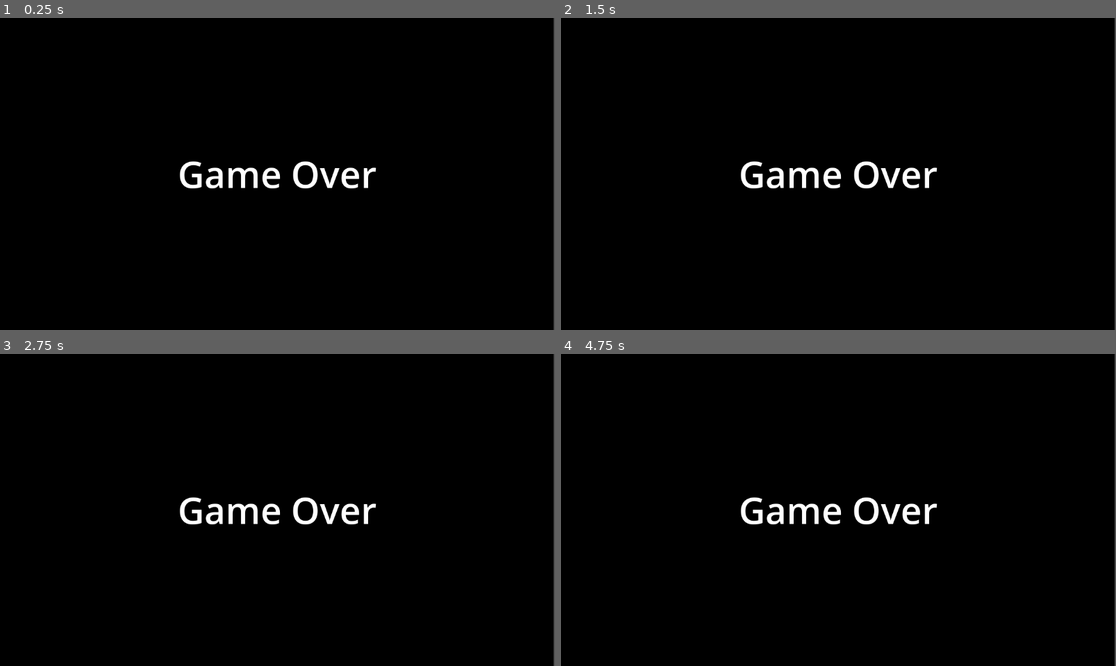
Above: before the commit, frames 1-4 (two rows, left to right).
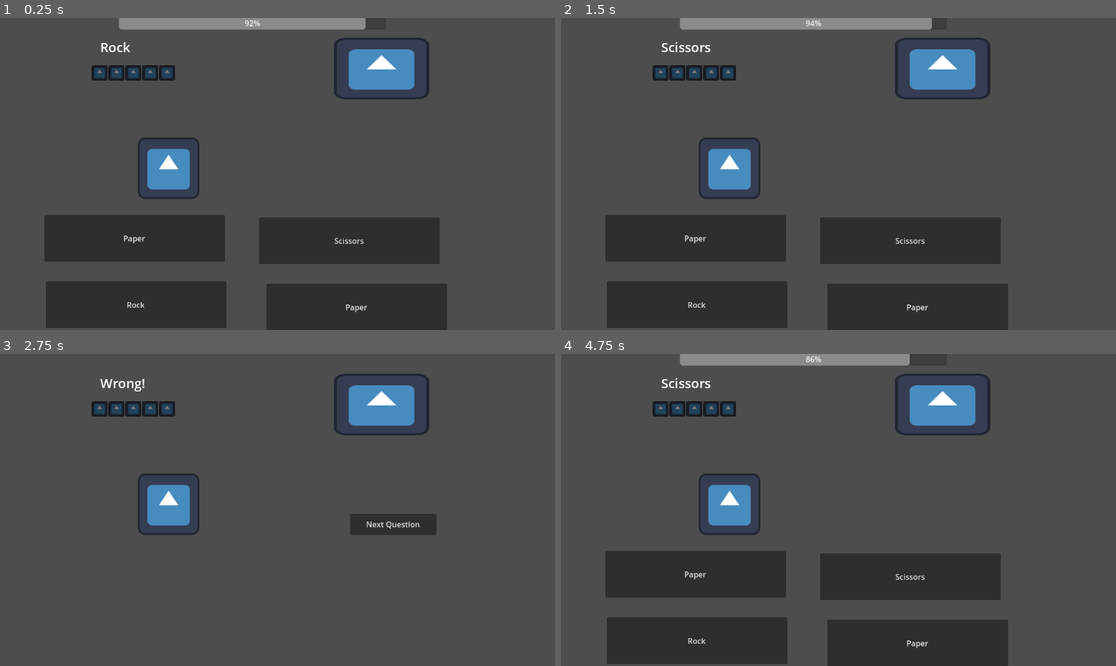
Above: after the commit, the same moments.

Repository: S1lv3rn/GGJ2024
Game: Godot game, scene res://joke_game.tscn
Two runs of this game, one before a commit and one after it. Both use one fixed random seed, a clock stepped at 60 frames per second and the inputs below. The engine's default icon, where the game draws it, is replaced by a stand-in: a white triangle on a blue panel in a dark square.
Inputs (mouse positions are in pixels of both pictures, inside the frame that each line leads up to):
- Up to frame 1 (0.25 s): no input
- Up to frame 2 (1.5 s): click "Paper" at 0.5 s; click (955, 189) at 1.25 s, where only the run after the commit has a clickable "Next Question"
- Up to frame 3 (2.75 s): click "Scissors" at 2 s
- Up to frame 4 (4.75 s): click (955, 525) at 2.75 s, where only the run after the commit has a clickable "Next Question"; click (699, 641) at 3.5 s, where only the run after the commit has a clickable "Rock"; click "Next Question" at 4.25 s

The runs differ from the first frame. In frame 1, 100% of the frame differs, in the area x 0-100%, y 0-100%; in frame 2, 100%; in frame 3, 100%; in frame 4, 100%.

Commit message:
added Points list

Diff:
--- a/Container.gd
+++ b/Container.gd
@@ -1,15 +1,21 @@
-extends Container
+extends Node
 const RIGHT = '00ff04'
 const WRONG = 'ff0004'
 const EMPTY = '787878'
+const SCOREBTN = preload("res://scorebtn.tscn")
 var rectArr = []
 
+
 func _ready():
+	var rectPosition = Vector2(0,0)
+
 	for i in range(5):
-		var rect = ColorRect.new()
-		rect.color = EMPTY
+		var rect = SCOREBTN.instantiate()
+		rect.modulate = EMPTY
+		rect.position = rectPosition
 		rectArr.append(rect)
 		add_child(rect)
+		rectPosition.x += 35
 
 func displayScore(scoreArr):
 	for score in scoreArr:
@@ -20,5 +26,3 @@
 			rect.color = WRONG
 		else:
 			rect.color = EMPTY
-
-	pass
--- a/joke_game.tscn
+++ b/joke_game.tscn
@@ -85,15 +85,9 @@
 offset_bottom = 24.0
 max_value = 3.0
 
-[node name="Container" type="Container" parent="."]
-offset_left = 40.0
-offset_top = 118.0
-offset_right = 377.0
-offset_bottom = 158.0
-script = ExtResource("3_x5res")
-
 [node name="GameOver" type="CanvasLayer" parent="."]
 unique_name_in_owner = true
+visible = false
 
 [node name="ColorRect" type="ColorRect" parent="GameOver"]
 offset_right = 1149.0
@@ -117,6 +111,11 @@
 horizontal_alignment = 1
 vertical_alignment = 1
 
+[node name="PointsList" type="Marker2D" parent="."]
+unique_name_in_owner = true
+position = Vector2(207, 114)
+script = ExtResource("3_x5res")
+
 [connection signal="pressed" from="Button1" to="." method="_on_button_1_pressed"]
 [connection signal="pressed" from="Button2" to="." method="_on_button_2_pressed"]
 [connection signal="pressed" from="Button3" to="." method="_on_button_3_pressed"]
--- /dev/null
+++ b/scorebtn.tscn
@@ -0,0 +1,10 @@
+[gd_scene load_steps=3 format=3 uid="uid://ceuwnvxcecpwc"]
+
+[ext_resource type="Texture2D" uid="uid://bnmy8k31d3ehd" path="res://icon.svg" id="1_73mtt"]
+
+[sub_resource type="CanvasItemMaterial" id="CanvasItemMaterial_niu7m"]
+
+[node name="scorebtn" type="Sprite2D"]
+material = SubResource("CanvasItemMaterial_niu7m")
+scale = Vector2(0.257813, 0.25)
+texture = ExtResource("1_73mtt")
